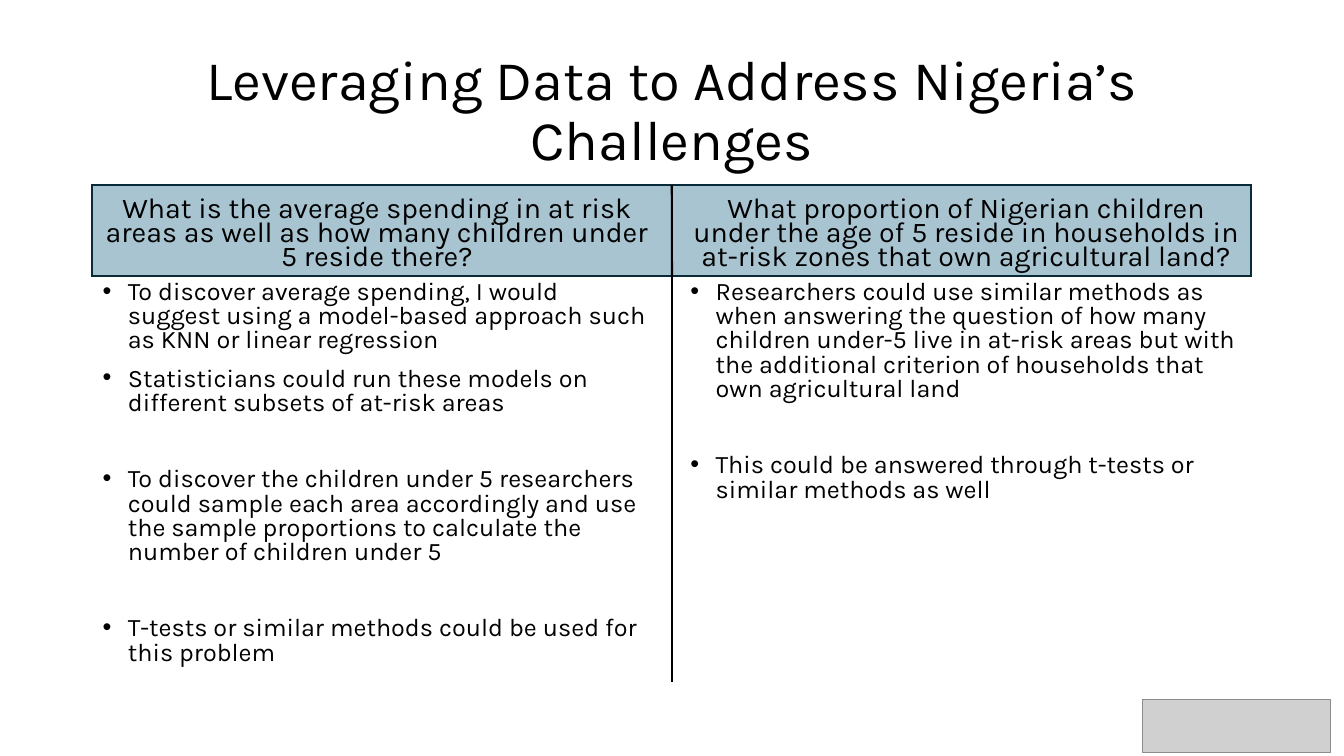
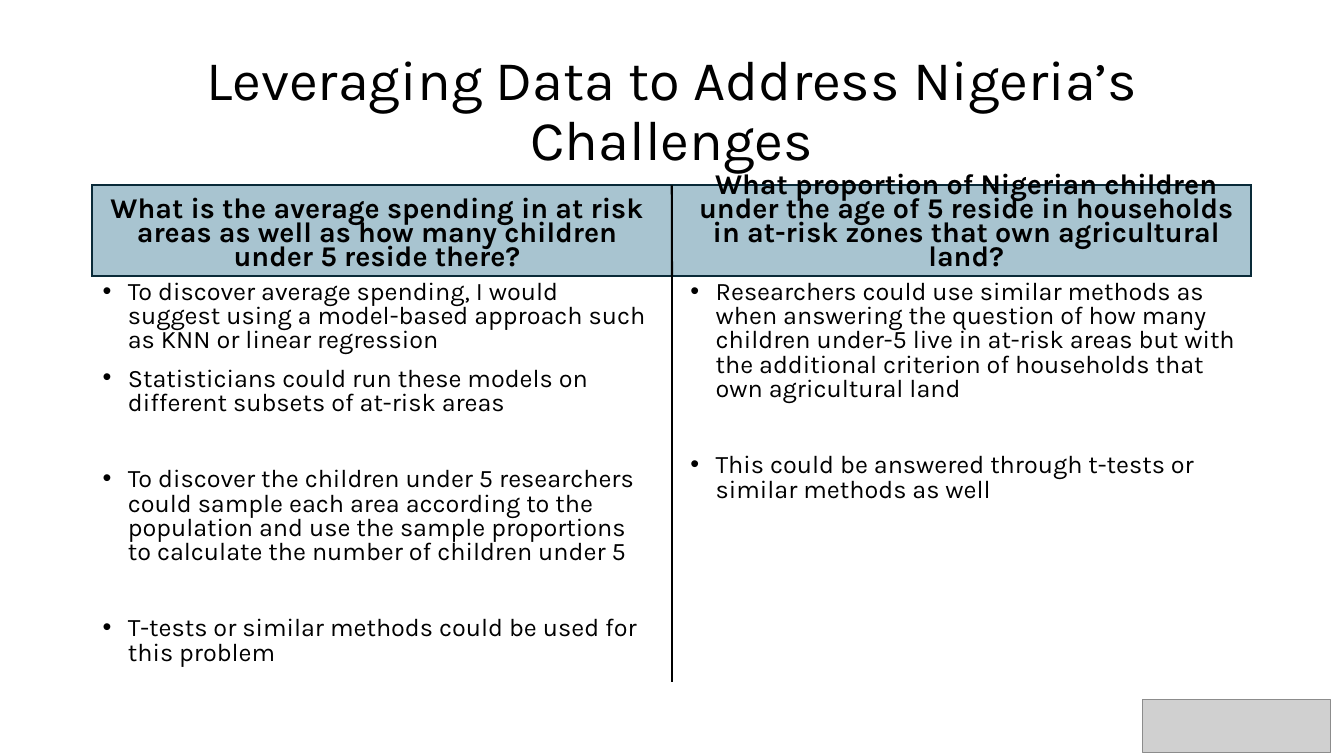
Before and after one commit to barrettb/Product_Data_Case_Fraym, a slide deck: slide 6 of data/processed/Final_Presentation.pptx. Drawn at 1344x756 pixels with LibreOffice and Linux fonts; fonts in the diff are those of the drawing; grey boxes stand for pictures. Boxes give left, top, right and bottom in pixels: in the first picture for what was removed or moved away, otherwise in the second. Text is boxed around its words. In the diff, an @@ line names an element or a change of style, - is before the commit and + after.

```diff
--- a/data/processed/Final_Presentation.pptx
+++ b/data/processed/Final_Presentation.pptx
@@ text "What proportion of Nigerian children ..." at box(699, 168, 1233, 267): bold on @@
@@ text "What is the average spending ..." at box(110, 197, 644, 267): bold on @@
@@ text at box(128, 469, 634, 561): text changed @@
-• To discover the children under 5 researchers could sample each area accordingly and use the sample proportions to calculate the number of children under 5
+• To discover the children under 5 researchers could sample each area according to the population and use the sample proportions to calculate the number of children under 5
```
Also in this commit, not shown: 1 other slide changed, 3 other files.
